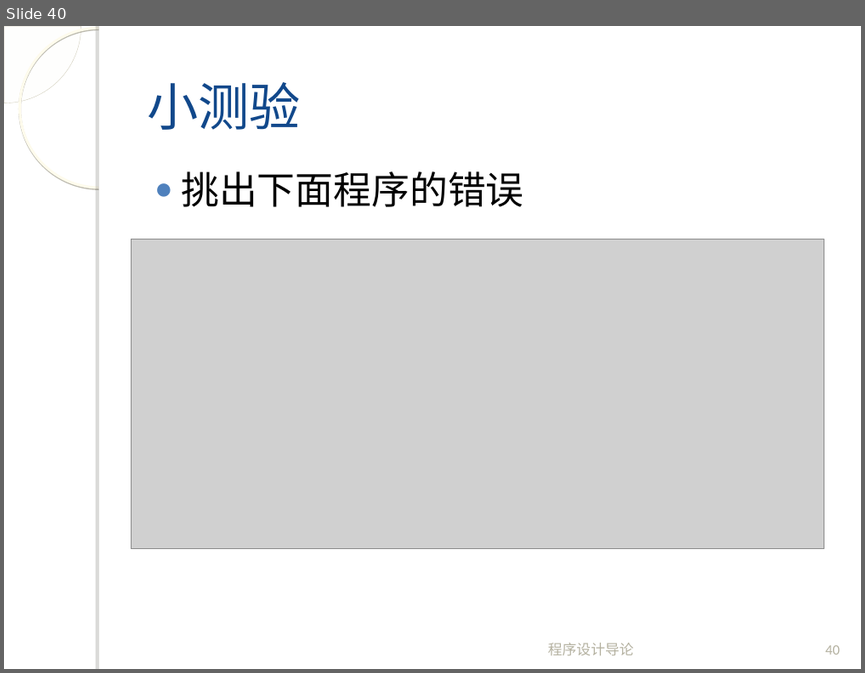
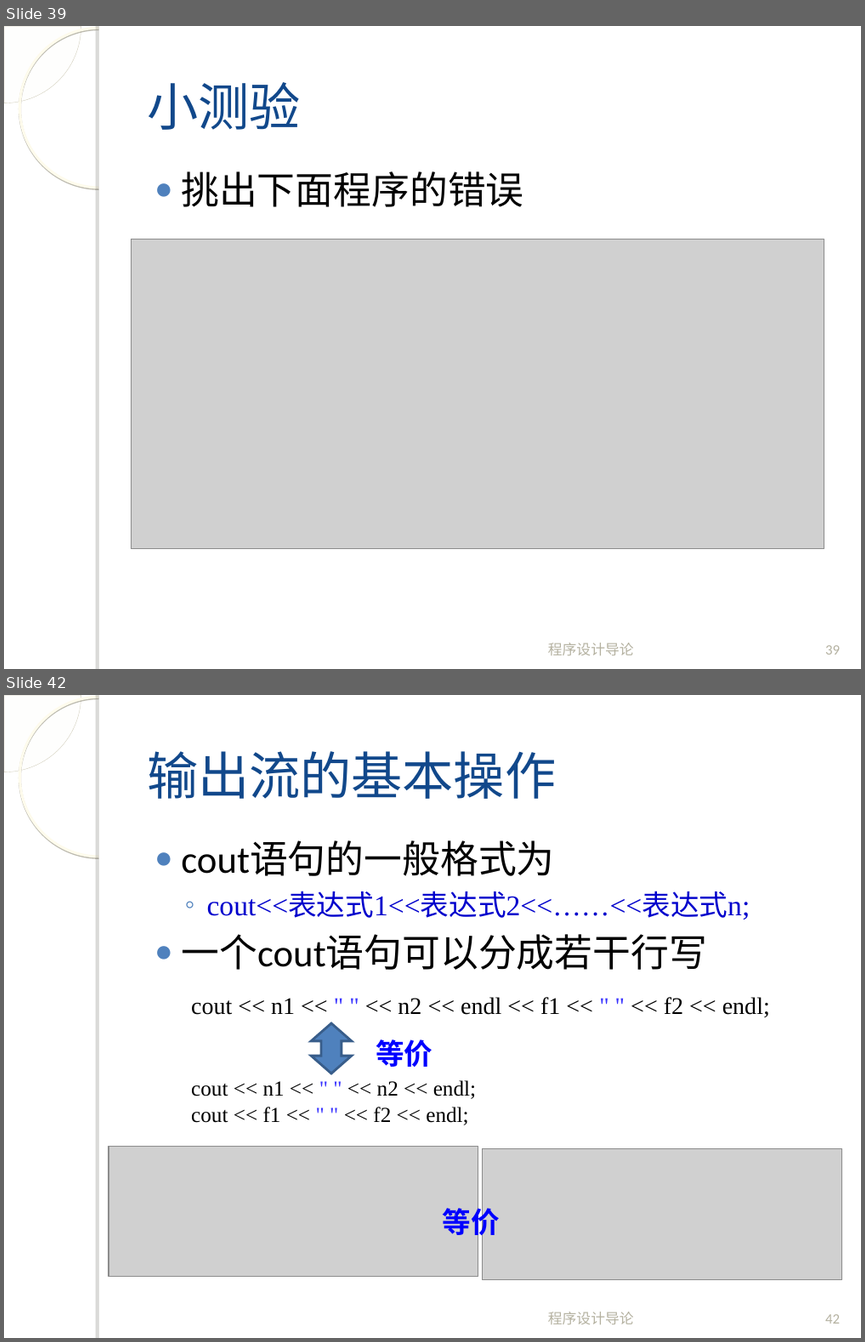
Before and after one commit to fanju1984/introduction-to-programming, a slide deck: introduction-to-programming/slides/2018/03-Data-And-C-1.ppt. Shown one above the other, each under a label of ours: slide 40 before the commit, slides 39 and 42 after it; the slides between them are not shown. The pictures are 865x673 and 865x1342 pixels, drawn with LibreOffice and Linux fonts; fonts in the diff are those of the drawing; grey boxes stand for pictures; background and template pictures are left out. Boxes give left, top, right and bottom in pixels: in the first picture for what was removed or moved away, otherwise in the second. Text is boxed around its words. In the diff, an @@ line names an element or a change of style, - is before the commit and + after.

```diff
--- a/introduction-to-programming/slides/2018/03-Data-And-C-1.ppt
+++ b/introduction-to-programming/slides/2018/03-Data-And-C-1.ppt
@@ slide 42 added at (x1=4, y1=695, x2=861, y2=1338), background picture (left out); not listed: 4 template elements that a slide beside it also shows @@
@@ title added at (x1=147, y1=751, x2=556, y2=799), 43 pt, text #11488B @@
+输出流的基本操作
@@ text added at (x1=181, y1=841, x2=750, y2=970), 32 pt, text #000000 @@
+● cout语句的一般格式为
+  ◦ cout<<表达式1<<表达式2<<……<<表达式n;
+● 一个cout语句可以分成若干行写
@@ text added at (x1=191, y1=997, x2=770, y2=1017), 20 pt, text #000000 @@
+cout << n1 << " " << n2 << endl << f1 << " " << f2 << endl;
@@ up down arrow added at (x1=311, y1=1023, x2=351, y2=1074), fill #4F81BD, outline #385D8A 2.01 pt @@
@@ text added at (x1=375, y1=1039, x2=432, y2=1066), 24 pt, text #0000FF, bold @@
+等价
@@ text added at (x1=191, y1=1080, x2=476, y2=1125), 18 pt, text #000000 @@
+cout << n1 << " " << n2 << endl;
+cout << f1 << " " << f2 << endl;
@@ picture added at (x1=109, y1=1146, x2=477, y2=1276) @@
@@ picture added at (x1=482, y1=1148, x2=842, y2=1279) @@
@@ text added at (x1=443, y1=1202, x2=500, y2=1240), 24 pt, text #0000FF, bold @@
+等价
@@ text added at (x1=548, y1=1311, x2=634, y2=1324), 12 pt, text #B4B1A0 @@
+程序设计导论
@@ page number added at (x1=825, y1=1314, x2=840, y2=1323), 12 pt, text #B4B1A0 @@
+42
@@ what was slide 40 is now slide 39 @@
@@ page number at (x1=825, y1=645, x2=840, y2=654): text changed @@
-40
+39
```
Also in this commit, not shown: 2 slides changed, 9 other slides added, 11 slides removed, 1 other file.
